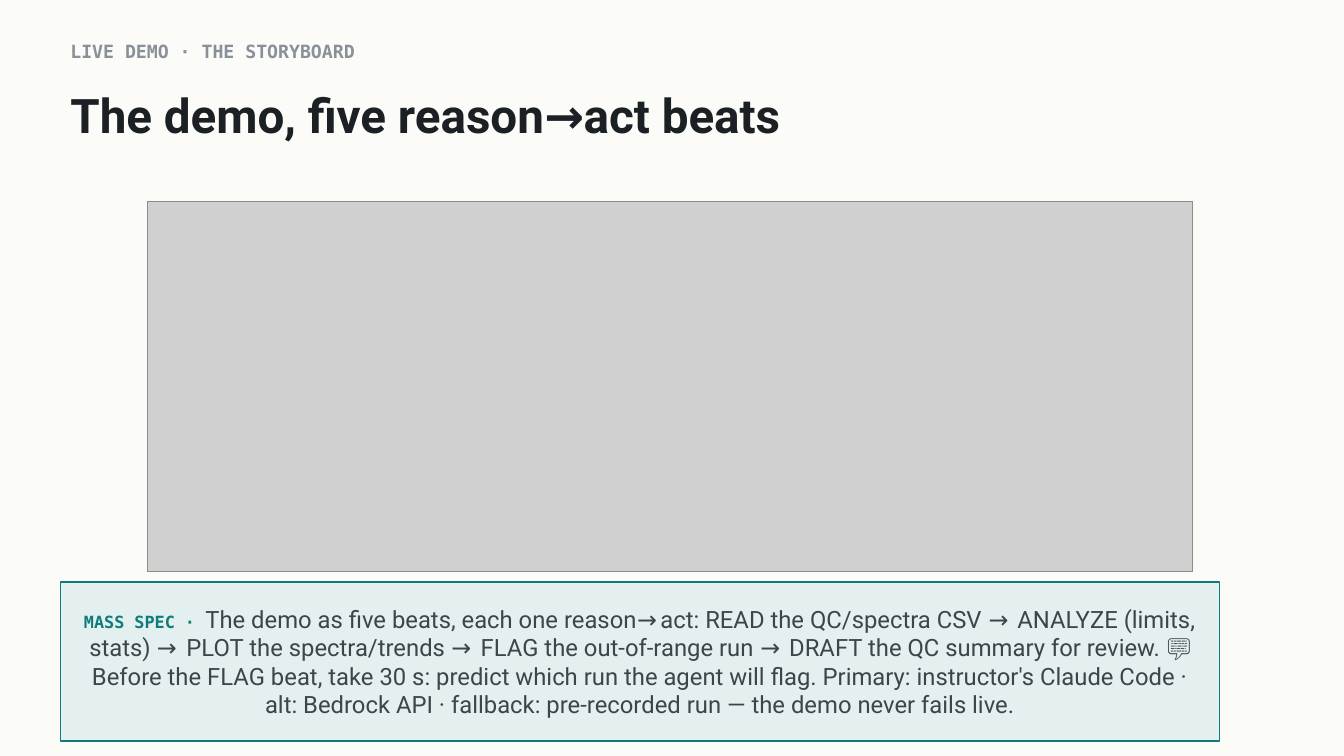
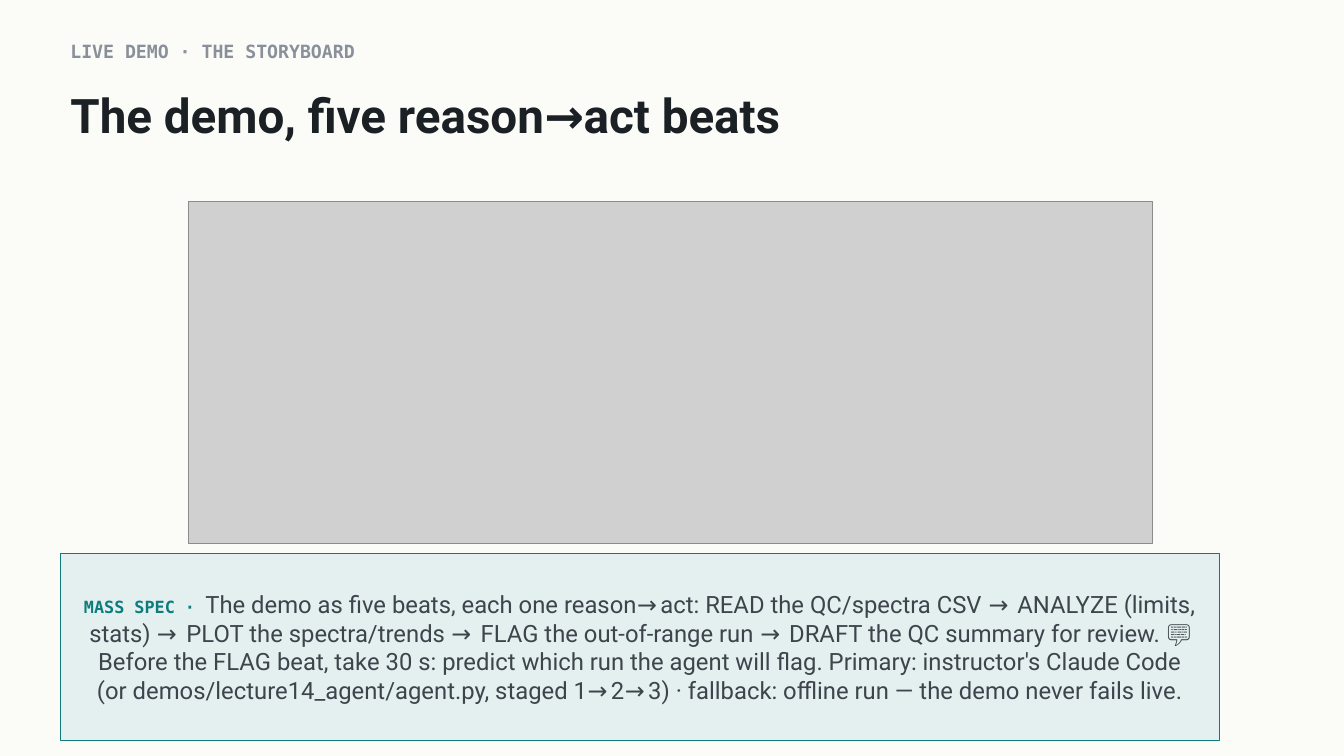
Before and after one commit to indigobio/msacl_dl_course, a slide deck: slide 9 of slides/pptx/lecture14_agents.pptx. Drawn at 1344x756 pixels with LibreOffice and Linux fonts; fonts in the diff are those of the drawing; grey boxes stand for pictures. Boxes give left, top, right and bottom in pixels: in the first picture for what was removed or moved away, otherwise in the second. Text is boxed around its words. In the diff, an @@ line names an element or a change of style, - is before the commit and + after.

```diff
--- a/slides/pptx/lecture14_agents.pptx
+++ b/slides/pptx/lecture14_agents.pptx
@@ picture: place and size @@
-picture at box(148, 202, 1194, 572)
+picture at box(189, 202, 1153, 543)
@@ rectangle "MASS SPEC · The demo ...": place and size @@
-rectangle "MASS SPEC · The demo ..." at box(60, 582, 1220, 741)
+rectangle "MASS SPEC · The demo ..." at box(60, 554, 1220, 741)
@@ text in rectangle at box(84, 594, 1195, 704): text changed @@
-MASS SPEC · The demo as five beats, each one reason→act: READ the QC/spectra CSV → ANALYZE (limits, stats) → PLOT the spectra/trends → FLAG the out-of-range run → DRAFT the QC summary for review. 💬 Before the FLAG beat, take 30 s: predict which run the agent will flag. Primary: instructor's Claude Code · alt: Bedrock API · fallback: pre-recorded run — the demo never fails live.
+MASS SPEC · The demo as five beats, each one reason→act: READ the QC/spectra CSV → ANALYZE (limits, stats) → PLOT the spectra/trends → FLAG the out-of-range run → DRAFT the QC summary for review. 💬 Before the FLAG beat, take 30 s: predict which run the agent will flag. Primary: instructor's Claude Code (or demos/lecture14_agent/agent.py, staged 1→2→3) · fallback: offline run — the demo never fails live.
```
Also in this commit, not shown: 7 other files.
